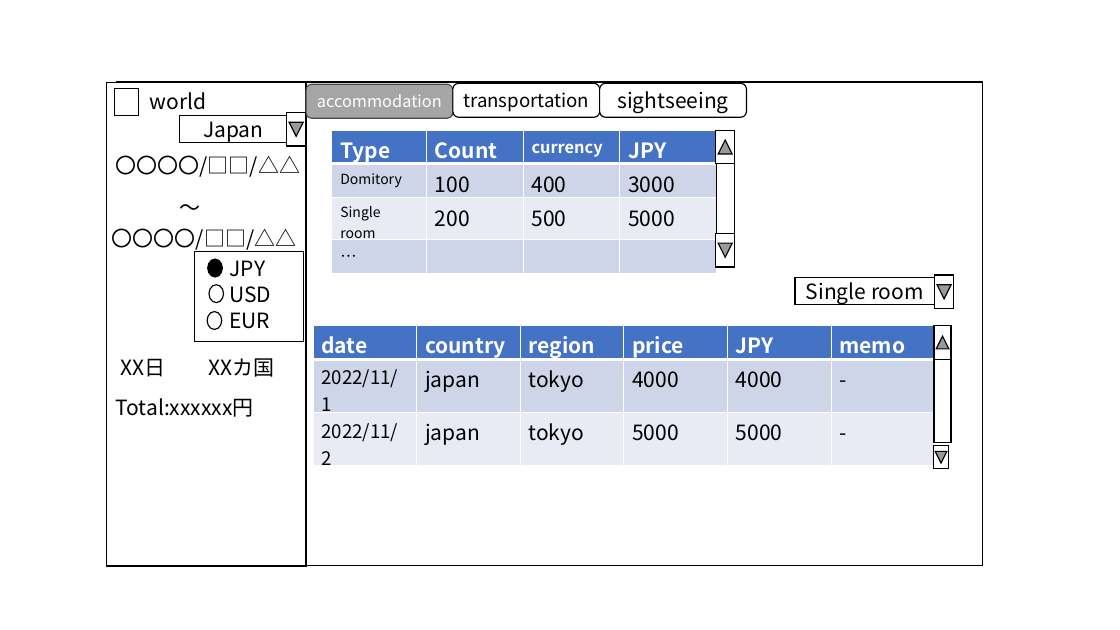
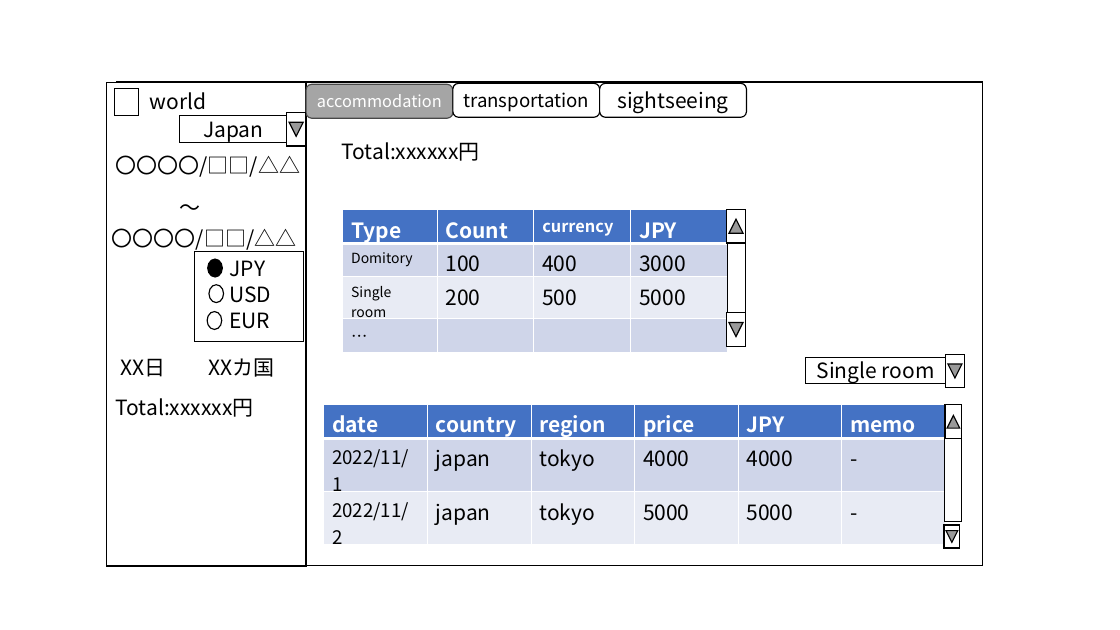
Before and after one commit to yomai-hiyashidewa/WorldTravelingLogger, a slide deck: slide 2 of models/UI.pptx. Drawn at 1120x630 pixels with LibreOffice and Linux fonts; fonts in the diff are those of the drawing. Boxes give left, top, right and bottom in pixels: in the first picture for what was removed or moved away, otherwise in the second. Text is boxed around its words. In the diff, an @@ line names an element or a change of style, - is before the commit and + after.

```diff
--- a/models/UI.pptx
+++ b/models/UI.pptx
@@ text added at [342,142,480,161], 18 pt, text #000000 @@
+Total:xxxxxx円
@@ 5 action button back previouses, 3 rectangles, 2 tables: place and size @@
-5 action button back previouses, 3 rectangles, 2 tables at [313,130,954,469]
+5 action button back previouses, 3 rectangles, 2 tables at [324,209,965,548]
```
Also in this commit, not shown: 3 other slides changed, 7 other files.
